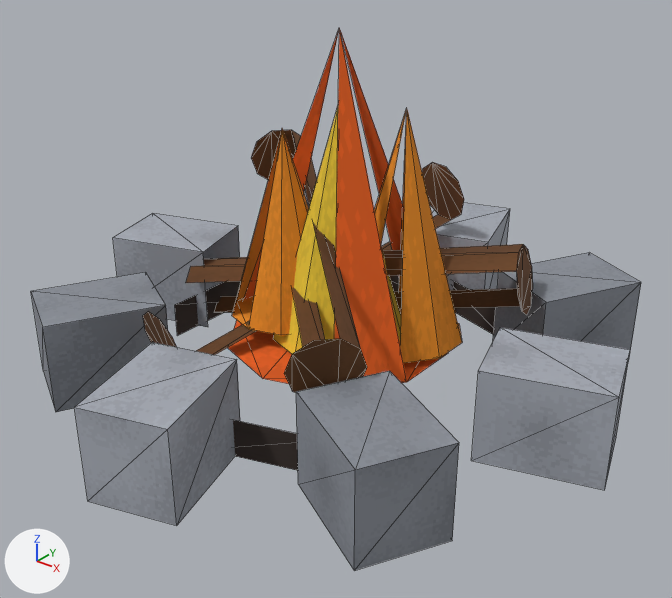
A saved change to the glTF model packages/client/public/models/props/prop_campfire.glb.
Before and after are seen from a camera (50 mm lens) standing at (1.374, -1.73, 1.273) and looking at (0.054, -0.08, 0.251). Lighting does not change. The marker at lower left points along +X, +Y and +Z. The picture after the commit comes second. Mesh edges are drawn as thin lines. Vertices at exactly the same position are counted once.

Objects in the first picture: 'prop_campfire'.
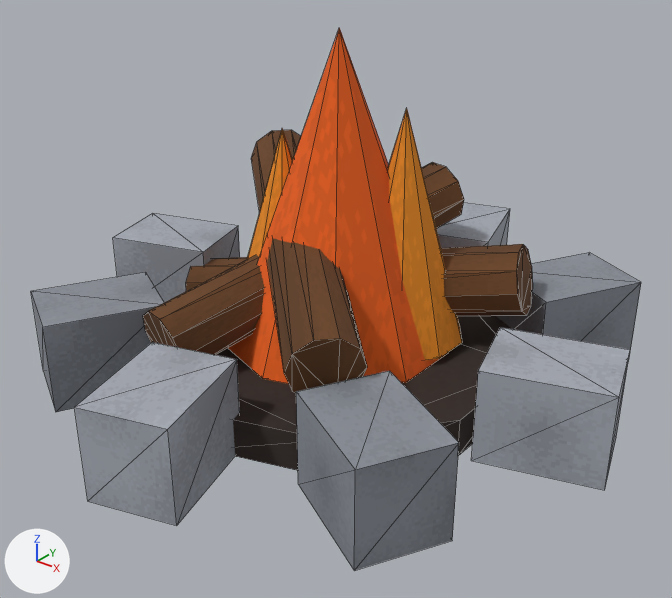
Pixel boxes [x1, y1, x2, y2] of what changed, in the pictures (672 x 598 px):
part 1 of me_prop_campfire, added (orange)
    after: [149, 30, 526, 456]

Edits to the bpy script that builds the scene:
```text
Change me_prop_campfire:
    used by ob_prop_campfire; location = (0.0, 0.0, 0.0)
    remove me_prop_campfire.from_pydata(...)  # 194 vertices, 208 faces; spans x -0.8..0.8, y -0.8..0.8, z 0.0..0.9
    add me_prop_campfire.from_pydata(...)  # 199 vertices, 305 faces; spans x -0.8..0.8, y -0.8..0.8, z 0.0..0.9
    me_prop_campfire part 1
    5 vertices are added at (0.48, -0.15, 0.0), (0.48, -0.15, 0.1), (-0.45, -0.06, 0.02), (-0.45, -0.11, 0.05), (-0.45, -0.13, 0.11)
    97 new faces join them
```
